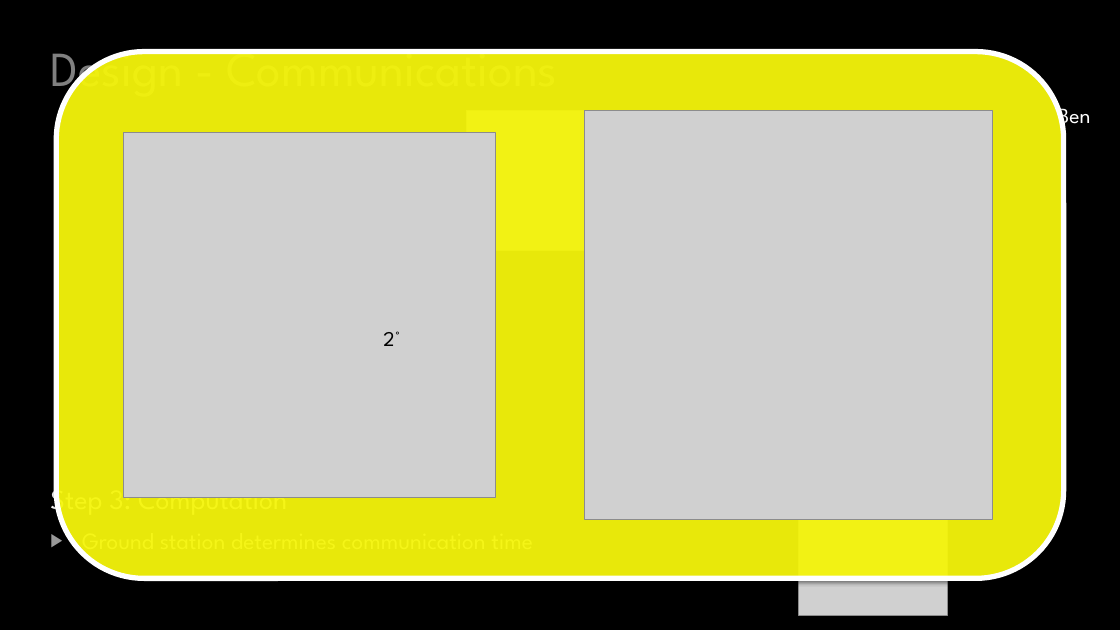
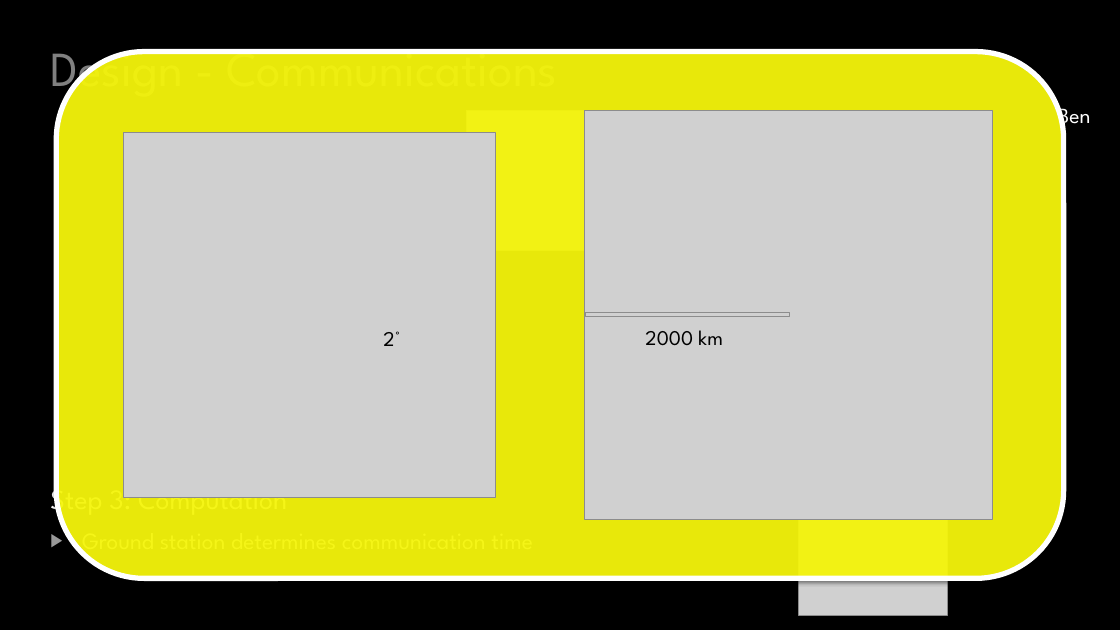
Before and after one commit to HASP-UMN/CubeSat, a slide deck: slide 19 of Presentations/CDR_Presentation.pptx. Drawn at 1120x630 pixels with LibreOffice and Linux fonts; fonts in the diff are those of the drawing; grey boxes stand for pictures; background and template pictures are left out. Boxes give left, top, right and bottom in pixels: in the first picture for what was removed or moved away, otherwise in the second. Text is boxed around its words. In the diff, an @@ line names an element or a change of style, - is before the commit and + after.

```diff
--- a/Presentations/CDR_Presentation.pptx
+++ b/Presentations/CDR_Presentation.pptx
@@ picture added at (586,313,790,316) @@
@@ text added at (645,330,723,345), 18 pt, text #000000 @@
+2000 km
```
Also in this commit, not shown: 1 other file.
